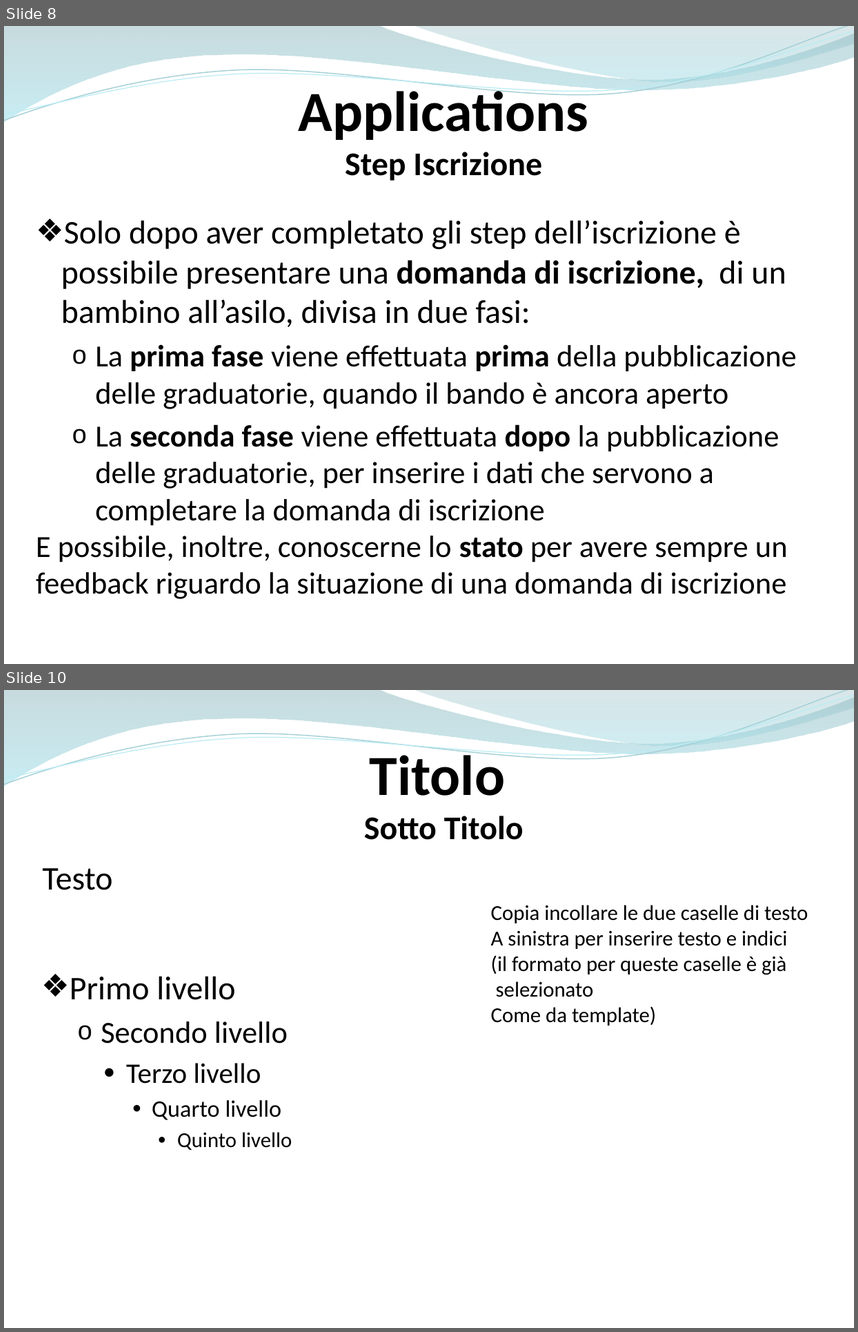
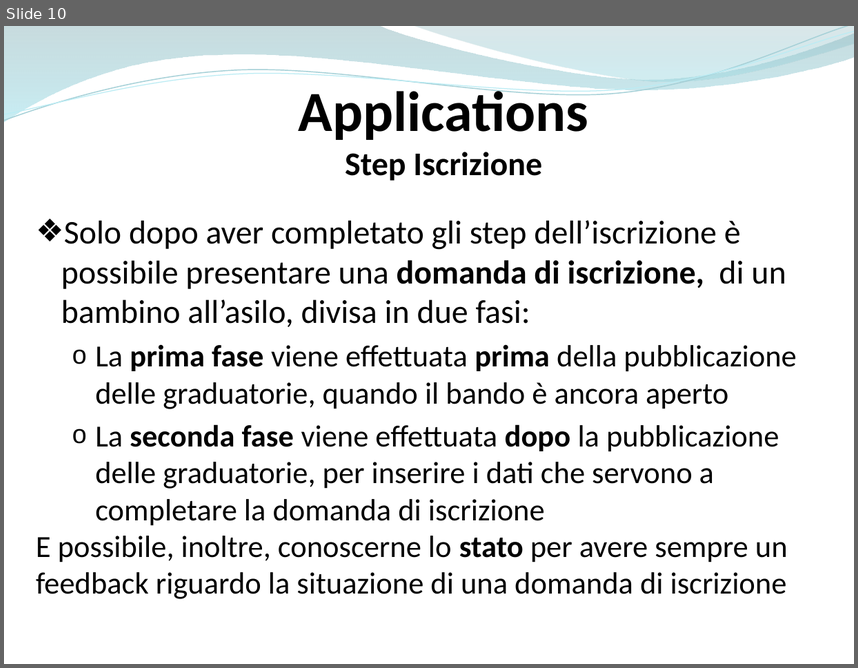
Before and after one commit to ammirate/at-silo, a slide deck: Presentazione/Atsilo1/D'Eugenio/Atsilo_A_DEugenioElisa.pptx. Shown one above the other, each under a label of ours: slides 8 and 10 before the commit, slide 10 after it; the slides between them are not shown. The pictures are 858x1332 and 858x668 pixels, drawn with LibreOffice and Linux fonts; fonts in the diff are those of the drawing. Boxes give left, top, right and bottom in pixels: in the first picture for what was removed or moved away, otherwise in the second. Text is boxed around its words. In the diff, an @@ line names an element or a change of style, - is before the commit and + after.

```diff
--- a/Presentazione/Atsilo1/D'Eugenio/Atsilo_A_DEugenioElisa.pptx
+++ b/Presentazione/Atsilo1/D'Eugenio/Atsilo_A_DEugenioElisa.pptx
@@ slide 10 removed at [4, 690, 854, 1328], background #FFFFFF; not listed: 4 template elements that a slide beside it also shows @@
@@ text removed at [364, 748, 524, 840] @@
-Titolo
-Sotto Titolo
@@ text removed at [43, 868, 113, 890] @@
-Testo
@@ text removed at [491, 905, 808, 1025] @@
-Copia incollare le due caselle di testo
-A sinistra per inserire testo e indici
-(il formato per queste caselle è già
-selezionato
-Come da template)
@@ text removed at [70, 976, 292, 1150] @@
-❖ Primo livello
-  o Secondo livello
-    ● Terzo livello
-      ● Quarto livello
-        ● Quinto livello
@@ what was slide 8 is now slide 10 @@
```
Also in this commit, not shown: 4 slides changed, 11 slides added, 1 other slide removed.
